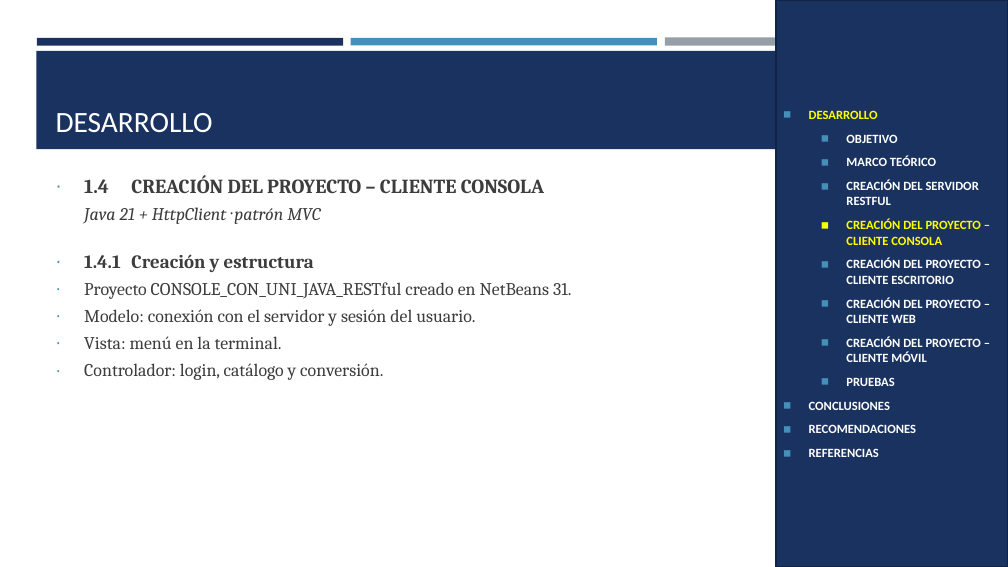
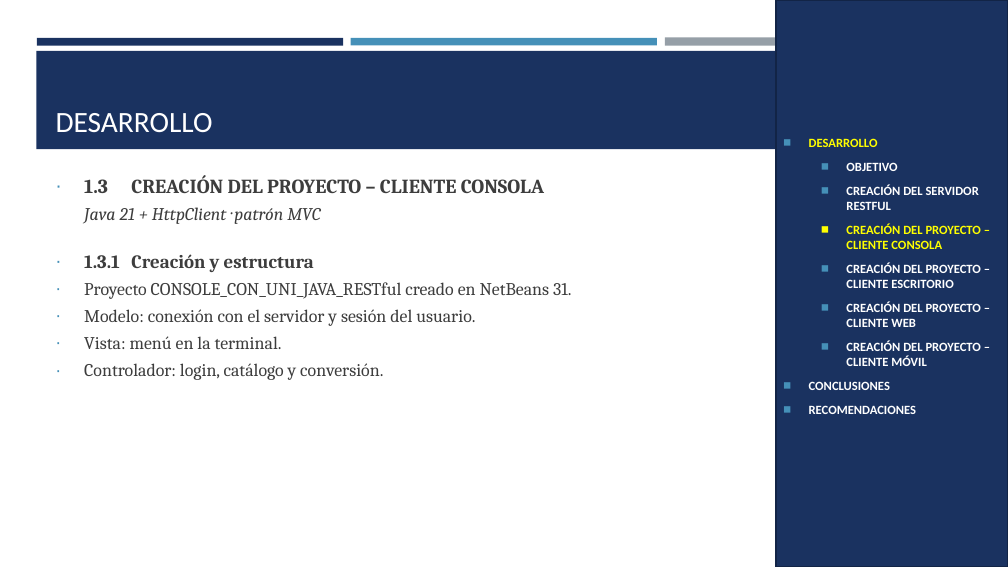
Before and after one commit to IMarcusDev/TI.1.3.-PAO202651_RESTFUL_JAVA_SINBDD_NRC_36883_GR04, a slide deck: slide 10 of 05. DOCUMENTACION/PRESENTACION TI.1.3. RESTFUL sin BDD en JAVA GR4.pptx (slide 14 before the commit). Drawn at 1008x567 pixels with LibreOffice and Linux fonts; fonts in the diff are those of the drawing. Boxes give left, top, right and bottom in pixels: in the first picture for what was removed or moved away, otherwise in the second. Text is boxed around its words. In the diff, an @@ line names an element or a change of style, - is before the commit and + after.

```diff
--- a/05. DOCUMENTACION/PRESENTACION TI.1.3. RESTFUL sin BDD en JAVA GR4.pptx
+++ b/05. DOCUMENTACION/PRESENTACION TI.1.3. RESTFUL sin BDD en JAVA GR4.pptx
@@ text at (x1=84, y1=175, x2=544, y2=193): text changed @@
-∙ 1.4 CREACIÓN DEL PROYECTO – CLIENTE CONSOLA
+∙ 1.3 CREACIÓN DEL PROYECTO – CLIENTE CONSOLA
@@ text in rectangle at (x1=846, y1=156, x2=936, y2=166): paragraph removed @@
-  ◼ MARCO TEÓRICO
@@ text at (x1=84, y1=254, x2=314, y2=272): text changed @@
-∙ 1.4.1 Creación y estructura
+∙ 1.3.1 Creación y estructura
@@ text in rectangle at (x1=846, y1=378, x2=894, y2=386): paragraph removed @@
-  ◼ PRUEBAS
@@ text in rectangle at (x1=809, y1=448, x2=879, y2=457): paragraph removed @@
-◼ REFERENCIAS
```
Also in this commit, not shown: 21 other slides changed, 7 slides removed.
